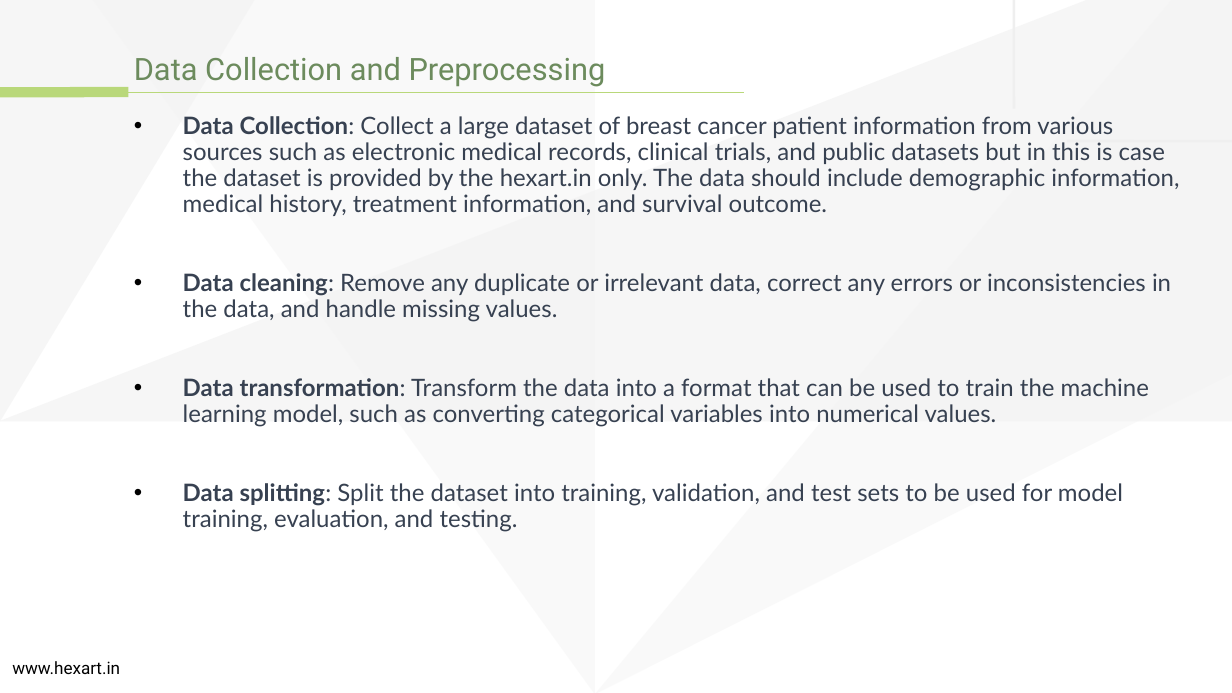
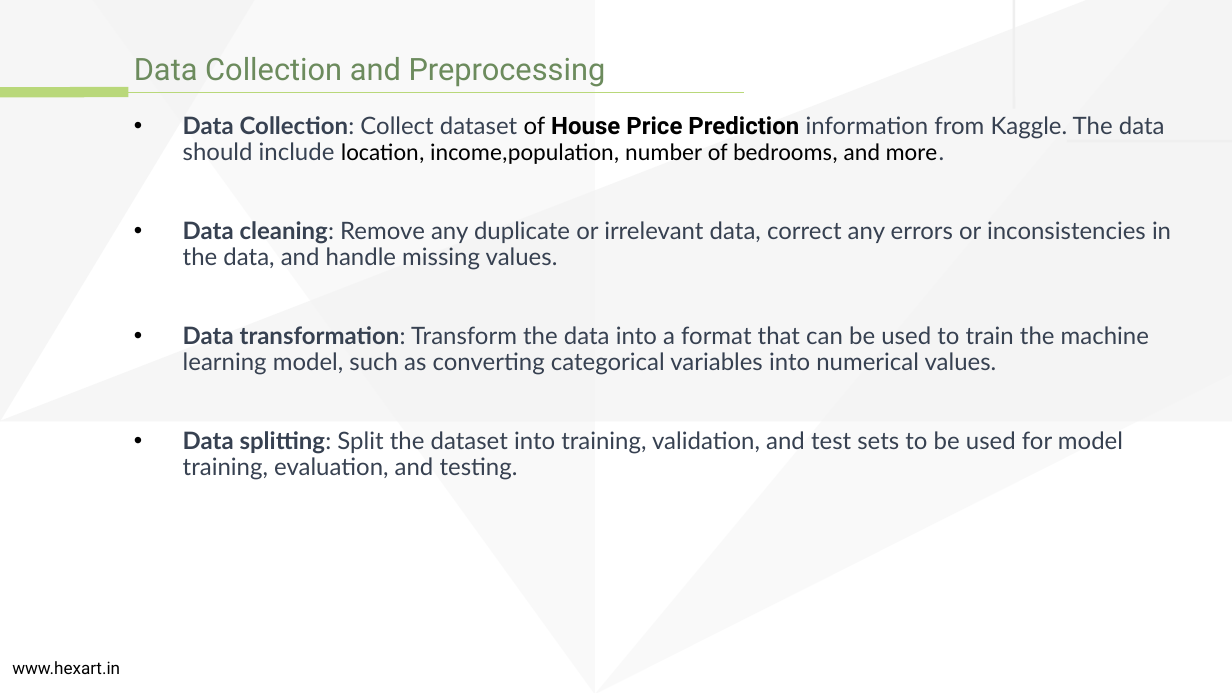
Before and after one commit to ESHWAR-333/Hexart.In---AI-Center, a slide deck: slide 4 of PPT/Train and Give Inputs to a Machine Learning Model.pptx. Drawn at 1232x693 pixels with LibreOffice and Linux fonts; fonts in the diff are those of the drawing; background and template pictures are left out. Boxes give left, top, right and bottom in pixels: in the first picture for what was removed or moved away, otherwise in the second. Text is boxed around its words. In the diff, an @@ line names an element or a change of style, - is before the commit and + after.

```diff
--- a/PPT/Train and Give Inputs to a Machine Learning Model.pptx
+++ b/PPT/Train and Give Inputs to a Machine Learning Model.pptx
@@ text at (183, 116, 1165, 164): text changed; text colour #374151 to #000000 @@
-• Data Collection: Collect a large dataset of breast cancer patient information from various sources such as electronic medical records, clinical trials, and public datasets but in this is case the dataset is provided by the hexart.in only. The data should include demographic information, medical history, treatment information, and survival outcome.
+• Data Collection: Collect dataset of House Price Prediction information from Kaggle. The data should include location, income,population, number of bedrooms, and more.
```
Also in this commit, not shown: 2 other slides changed, 2 other files.
